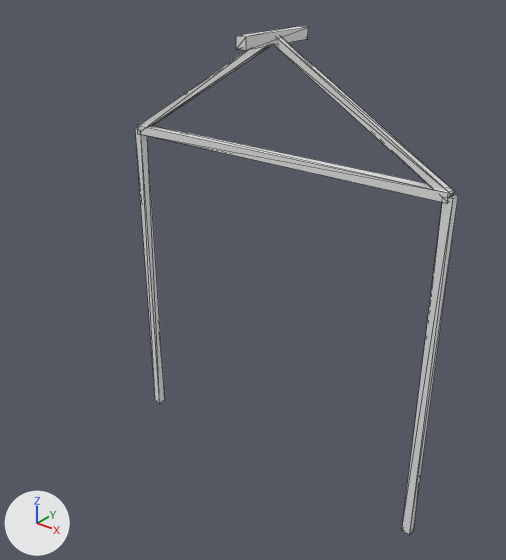
Two versions of the glTF model growa_greenhouse_glb_library/venlo-bay.glb, one commit apart.
Rendered twice from a camera (50 mm lens) standing at (4.36, -5.77, 6.06) and looking at (0.09, -0.44, 2.76). The lights are fixed; the arrows at lower left show +X, +Y and +Z. The first picture is the older version. Mesh edges are drawn as thin lines. Materials are left out; every surface is plain grey. Where no turn or scale is listed for an object, it has been applied to the vertices.

The older version as bpy lines, for what is in view:
```python
ob_column_1 = bpy.data.objects.new('column_1', me_column_1)
ob_column_1.location = (0.0, 0.0, 0.0)
ob_column_2 = bpy.data.objects.new('column_2', me_column_2)
ob_column_2.location = (0.0, 0.0, 0.0)
ob_gutter_beam = bpy.data.objects.new('gutter_beam', me_gutter_beam)
ob_gutter_beam.location = (0.0, 0.0, 0.0)
ob_ridge_profile = bpy.data.objects.new('ridge_profile', me_ridge_profile)
ob_ridge_profile.location = (0.0, 0.0, 0.0)
ob_roof_rafter_left = bpy.data.objects.new('roof_rafter_left', me_roof_rafter_left)
ob_roof_rafter_left.location = (0.0, 0.0, 0.0)
ob_roof_rafter_right = bpy.data.objects.new('roof_rafter_right', me_roof_rafter_right)
ob_roof_rafter_right.location = (0.0, 0.0, 0.0)
```
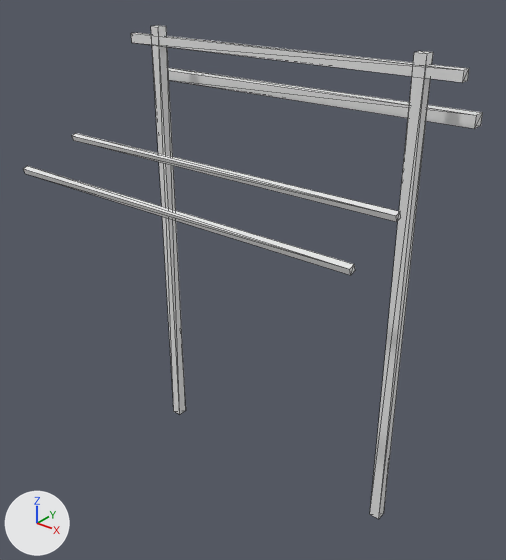
Boxes [x1, y1, x2, y2] around the edits, measured in the pictures (506 x 560 px):
'column_2', moved, rescaled (12% wider, 38% taller)
    before: [402, 195, 458, 535]
    after: [370, 51, 433, 519]
'gutter_beam', moved
    before: [137, 125, 454, 203]
    after: [168, 68, 483, 129]
'column_1', moved, rescaled (16% wider, 41% taller)
    before: [135, 128, 165, 403]
    after: [151, 25, 186, 414]
'roof_rafter_right', reshaped (83% wider, 32% shorter)
    before: [274, 37, 455, 197]
    after: [23, 166, 355, 275]
'ridge_profile', reshaped (364% wider, 100% taller)
    before: [236, 26, 308, 50]
    after: [131, 33, 469, 82]
'roof_rafter_left', reshaped
    before: [140, 46, 270, 127]
    after: [72, 133, 401, 222]

The change, as a list of edits to the scene's bpy script:
```text
Change me_column_1:
    remove me_column_1.from_pydata(...)  # 8 vertices, 12 faces; spans x -2.05..-1.95, y -0.05..0.05, z 0.0..4.0
    add me_column_1.from_pydata(...)  # 8 vertices, 12 faces; spans x -1.66..-1.54, y -0.06..0.06, z 0.0..5.2
    me_column_1 part 1: the whole mesh is scaled about its middle by (1.2, 1.2, 1.3), then moved by (0.4, 0.0, 0.6)
Change me_column_2:
    remove me_column_2.from_pydata(...)  # 8 vertices, 12 faces; spans x 1.95..2.05, y -0.05..0.05, z 0.0..4.0
    add me_column_2.from_pydata(...)  # 8 vertices, 12 faces; spans x 1.54..1.66, y -0.06..0.06, z 0.0..5.2
    me_column_2 part 2: the whole mesh is scaled about its middle by (1.2, 1.2, 1.3), then moved by (-0.4, 0.0, 0.6)
Change me_roof_rafter_left:
    remove me_roof_rafter_left.from_pydata(...)  # 8 vertices, 12 faces; spans x -2.02..0.02, y -0.04..0.04, z 3.97..5.23
    add me_roof_rafter_left.from_pydata(...)  # 8 vertices, 12 faces; spans x -2.0..2.0, y -1.03..-0.95, z 4.06..4.13
    me_roof_rafter_left part 5
    me_roof_rafter_left.vertices[0].co: (-1.98, -0.04, 3.97) -> (-2.0, -0.95, 4.08)  # pixel (139, 132) -> not seen
    me_roof_rafter_left.vertices[1].co: (0.02, -0.04, 5.17) -> (-2.0, -1.01, 4.06)  # not seen -> pixel (73, 140)
    me_roof_rafter_left.vertices[2].co: (-2.02, -0.04, 4.03) -> (-2.0, -0.97, 4.13)  # pixel (137, 126) -> pixel (75, 133)
    me_roof_rafter_left.vertices[3].co: (-0.02, -0.04, 5.23) -> (-2.0, -1.03, 4.12)  # not seen -> pixel (71, 135)
    me_roof_rafter_left.vertices[4].co: (-1.98, 0.04, 3.97) -> (2.0, -0.95, 4.08)  # not seen -> pixel (400, 217)
    me_roof_rafter_left.vertices[5].co: (0.02, 0.04, 5.17) -> (2.0, -1.01, 4.06)  # not seen -> pixel (396, 221)
    me_roof_rafter_left.vertices[6].co: (-2.02, 0.04, 4.03) -> (2.0, -0.97, 4.13)  # not seen -> pixel (400, 211)
    me_roof_rafter_left.vertices[7].co: (-0.02, 0.04, 5.23) -> (2.0, -1.03, 4.12)  # not seen -> pixel (396, 215)
Change me_roof_rafter_right:
    remove me_roof_rafter_right.from_pydata(...)  # 8 vertices, 12 faces; spans x -0.02..2.02, y -0.04..0.04, z 3.97..5.23
    add me_roof_rafter_right.from_pydata(...)  # 8 vertices, 12 faces; spans x -2.0..2.0, y -1.69..-1.62, z 3.84..3.91
    me_roof_rafter_right part 6
    me_roof_rafter_right.vertices[0].co: (-0.02, -0.04, 5.17) -> (-2.0, -1.62, 3.86)
    me_roof_rafter_right.vertices[1].co: (1.98, -0.04, 3.97) -> (-2.0, -1.67, 3.84)  # not seen -> pixel (25, 173)
    me_roof_rafter_right.vertices[2].co: (0.02, -0.04, 5.23) -> (-2.0, -1.63, 3.91)  # not seen -> pixel (27, 165)
    me_roof_rafter_right.vertices[3].co: (2.02, -0.04, 4.03) -> (-2.0, -1.69, 3.9)  # pixel (451, 194) -> pixel (23, 168)
    me_roof_rafter_right.vertices[4].co: (-0.02, 0.04, 5.17) -> (2.0, -1.62, 3.86)  # not seen -> pixel (355, 270)
    me_roof_rafter_right.vertices[5].co: (1.98, 0.04, 3.97) -> (2.0, -1.67, 3.84)  # not seen -> pixel (350, 275)
    me_roof_rafter_right.vertices[6].co: (0.02, 0.04, 5.23) -> (2.0, -1.63, 3.91)  # not seen -> pixel (354, 264)
    me_roof_rafter_right.vertices[7].co: (2.02, 0.04, 4.03) -> (2.0, -1.69, 3.9)  # pixel (455, 191) -> pixel (349, 269)
Change me_gutter_beam:
    remove me_gutter_beam.from_pydata(...)  # 8 vertices, 12 faces; spans x -2.0..2.0, y -0.06..0.06, z 3.95..4.05
    add me_gutter_beam.from_pydata(...)  # 8 vertices, 12 faces; spans x -2.0..2.0, y 0.35..0.49, z 4.54..4.66
    me_gutter_beam part 3: the whole mesh is moved by (0.0, 0.42, 0.6)
Change me_ridge_profile:
    remove me_ridge_profile.from_pydata(...)  # 8 vertices, 12 faces; spans x -0.06..0.06, y -0.5..0.5, z 5.14..5.26
    add me_ridge_profile.from_pydata(...)  # 8 vertices, 12 faces; spans x -2.0..2.0, y -0.05..0.05, z 5.0..5.1
    me_ridge_profile part 4
    me_ridge_profile.vertices[0].co: (-0.06, 0.5, 5.14) -> (-2.0, 0.05, 5.0)
    me_ridge_profile.vertices[1].co: (-0.06, -0.5, 5.14) -> (-2.0, -0.05, 5.0)  # pixel (236, 49) -> pixel (131, 42)
    me_ridge_profile.vertices[2].co: (-0.06, 0.5, 5.26) -> (-2.0, 0.05, 5.1)  # pixel (298, 26) -> pixel (137, 32)
    me_ridge_profile.vertices[3].co: (-0.06, -0.5, 5.26) -> (-2.0, -0.05, 5.1)  # pixel (236, 35) -> pixel (131, 33)
    me_ridge_profile.vertices[4].co: (0.06, 0.5, 5.14) -> (2.0, 0.05, 5.0)  # pixel (307, 39) -> pixel (467, 80)
    me_ridge_profile.vertices[5].co: (0.06, -0.5, 5.14) -> (2.0, -0.05, 5.0)  # pixel (246, 50) -> pixel (462, 82)
    me_ridge_profile.vertices[6].co: (0.06, 0.5, 5.26) -> (2.0, 0.05, 5.1)  # pixel (308, 27) -> pixel (469, 68)
    me_ridge_profile.vertices[7].co: (0.06, -0.5, 5.26) -> (2.0, -0.05, 5.1)  # pixel (246, 36) -> pixel (464, 70)
```
